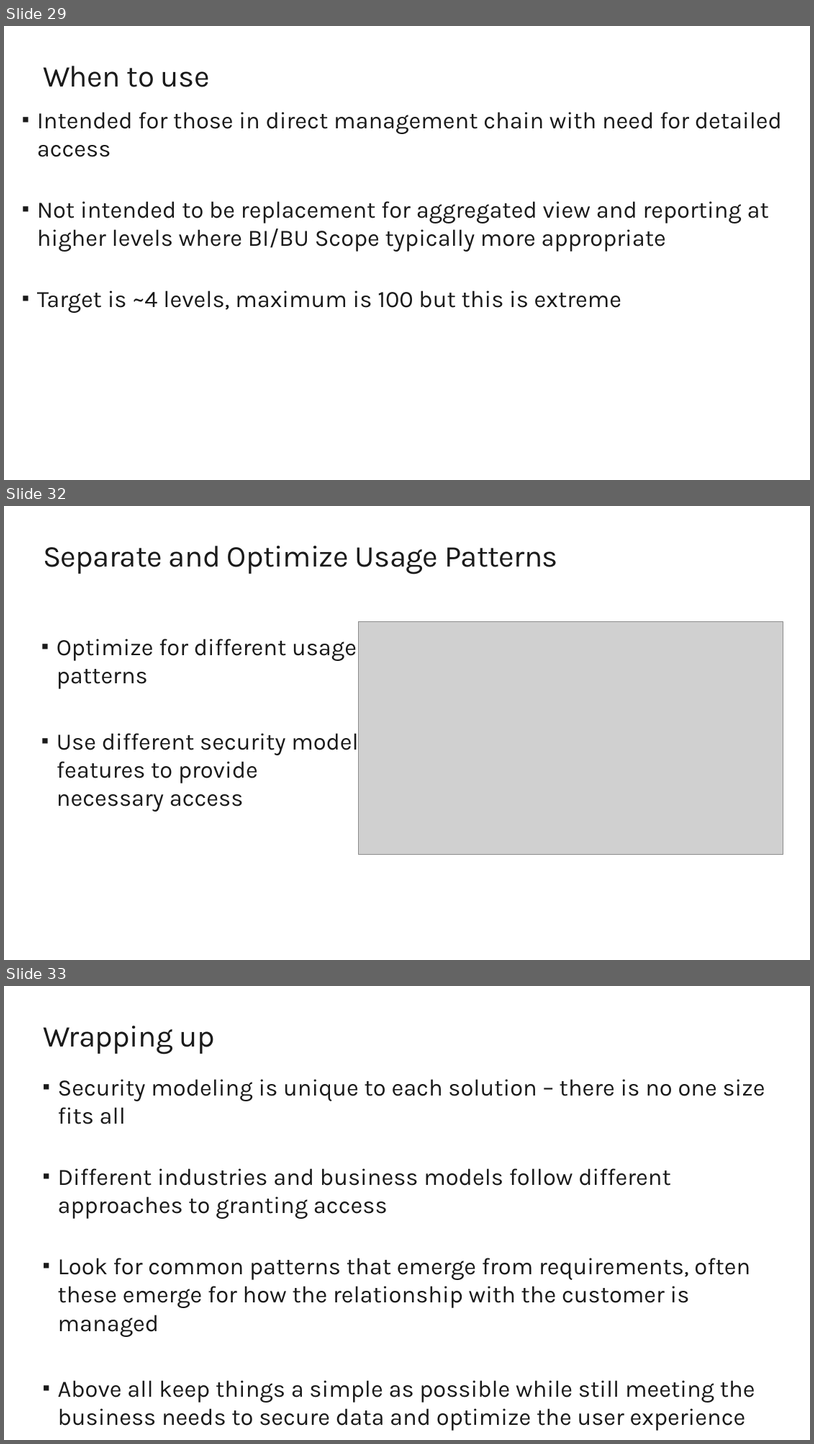
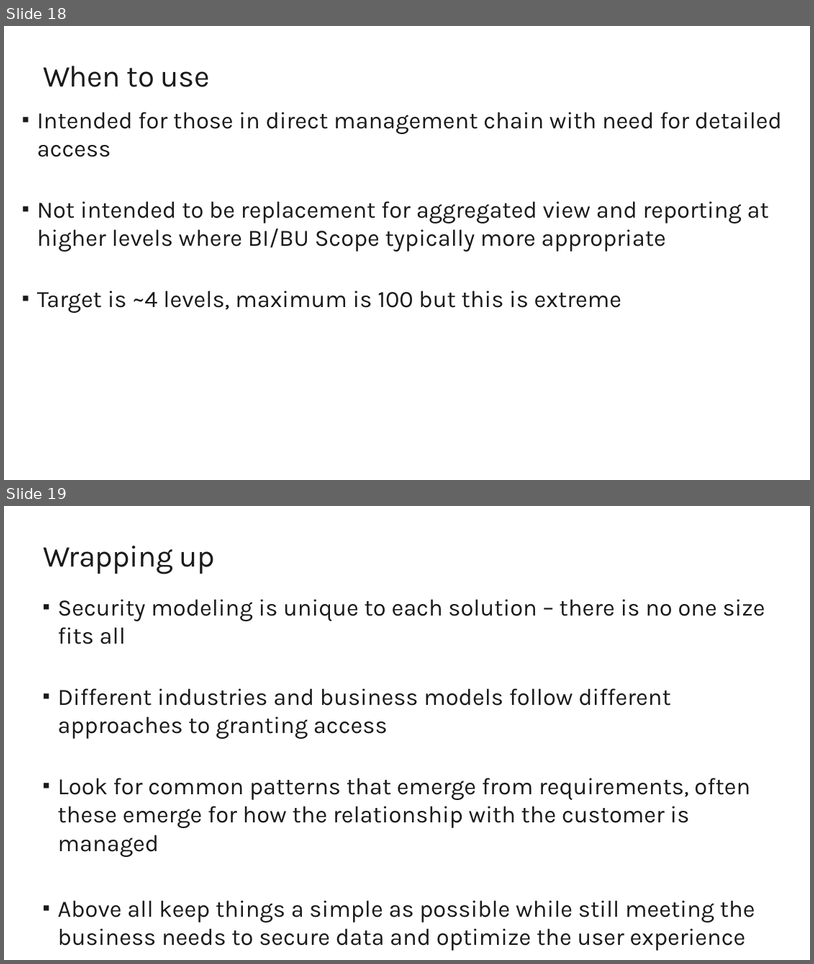
Before and after one commit to sumiticfai196/Batch-23-EY, a slide deck: M10 Security Modeling.pptx. Shown one above the other, each under a label of ours: slides 29, 32 and 33 before the commit, slides 18 and 19 after it; the slides between them are not shown. The pictures are 814x1444 and 814x964 pixels, drawn with LibreOffice and Linux fonts; fonts in the diff are those of the drawing; grey boxes stand for pictures; background and template pictures are left out. Boxes give left, top, right and bottom in pixels: in the first picture for what was removed or moved away, otherwise in the second. Text is boxed around its words. In the diff, an @@ line names an element or a change of style, - is before the commit and + after.

```diff
--- a/M10 Security Modeling.pptx
+++ b/M10 Security Modeling.pptx
@@ slide 32 removed at box(4, 506, 810, 960), background #FFFFFF @@
@@ title removed at box(43, 546, 558, 574) @@
-Separate and Optimize Usage Patterns
@@ picture removed at box(358, 621, 784, 854) @@
@@ text removed at box(57, 638, 359, 811) @@
-▪ Optimize for different usage patterns
-▪ Use different security model features to provide necessary access
@@ what was slide 29 is now slide 18 @@
@@ what was slide 33 is now slide 19 @@
```
Also in this commit, not shown: 13 other slides removed, 2 other files.
